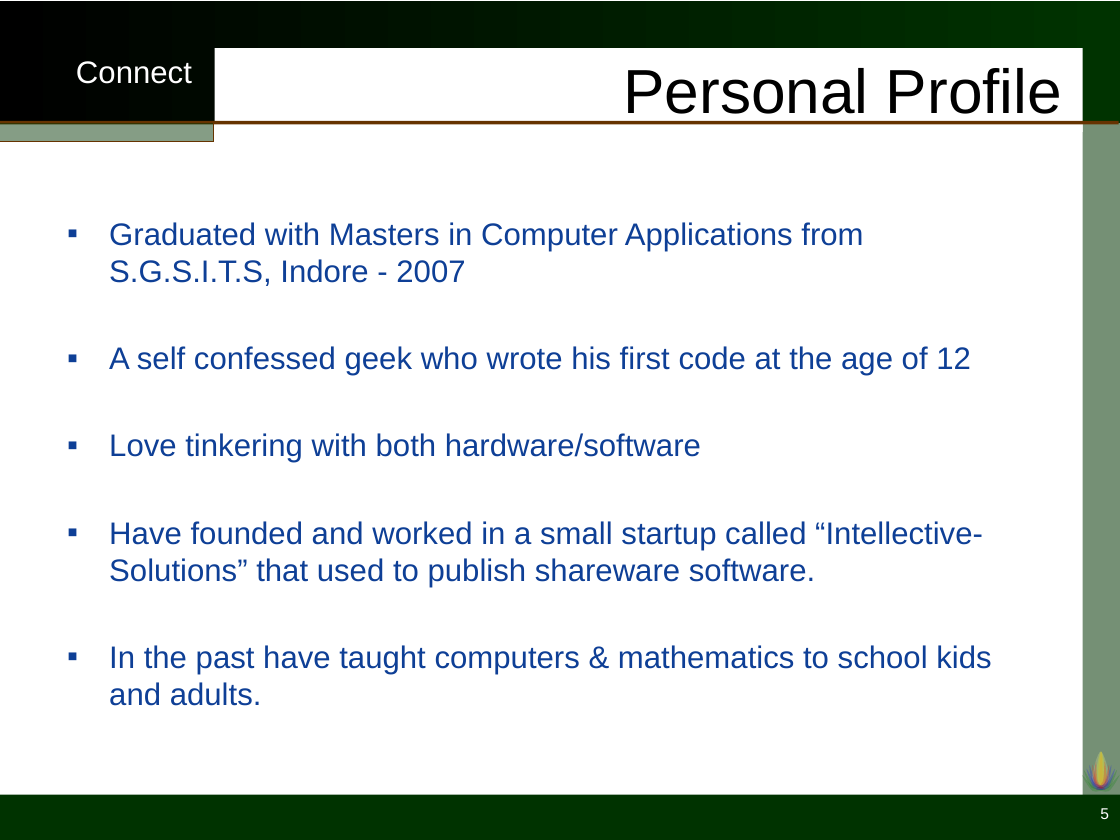
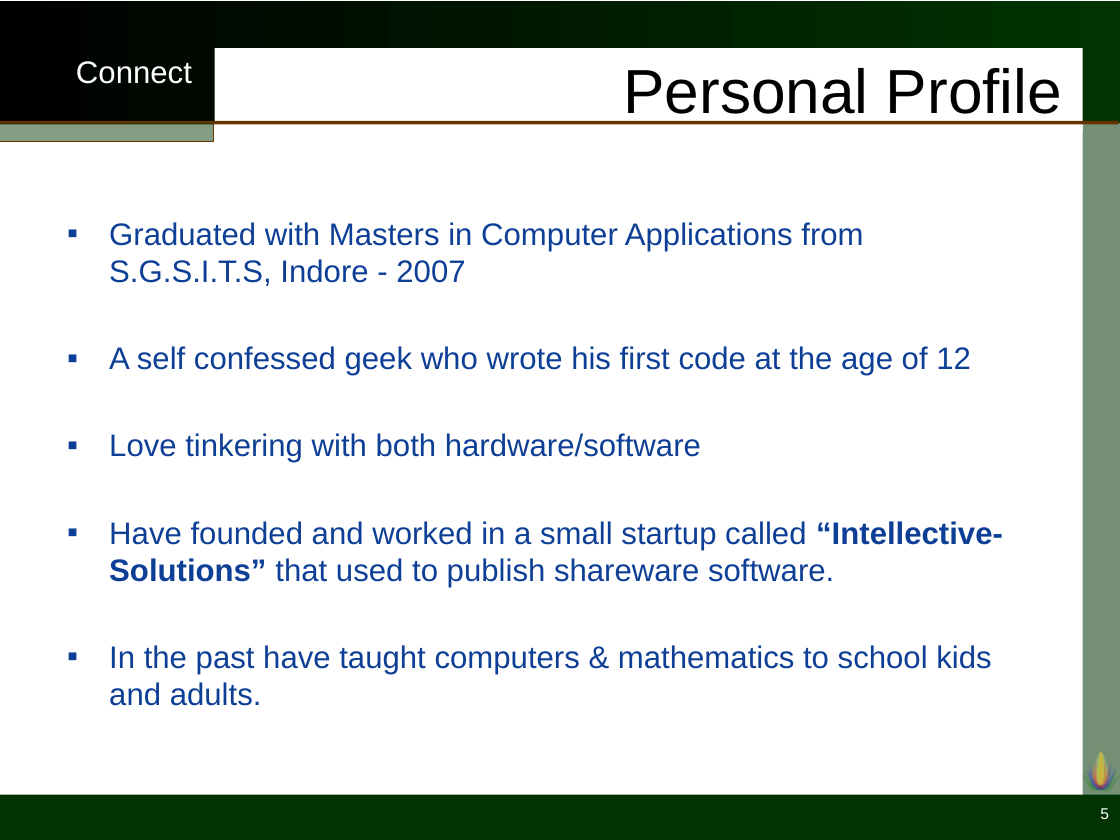
Before and after one commit to vaibhav92/connect_toolkit, a slide deck: slide 5 of Presentations/Presentation.pptm. Drawn at 1120x840 pixels with LibreOffice and Linux fonts; fonts in the diff are those of the drawing; background and template pictures are left out. Boxes give left, top, right and bottom in pixels: in the first picture for what was removed or moved away, otherwise in the second. Text is boxed around its words. In the diff, an @@ line names an element or a change of style, - is before the commit and + after.

```diff
--- a/Presentations/Presentation.pptm
+++ b/Presentations/Presentation.pptm
@@ text at (109, 521, 1003, 587): bold on in "“Intellective-Solutions”" @@
```
Also in this commit, not shown: 10 other slides changed, 1 slide added, 1 other file.
